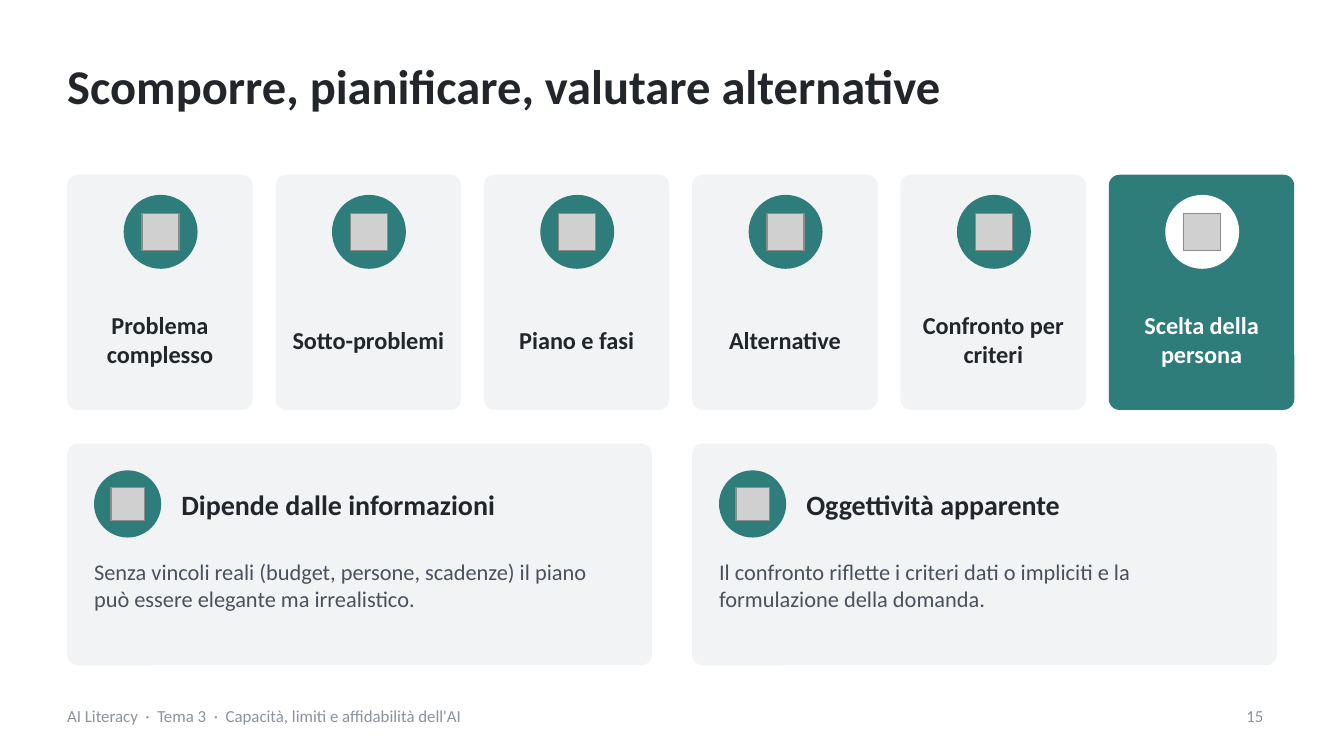
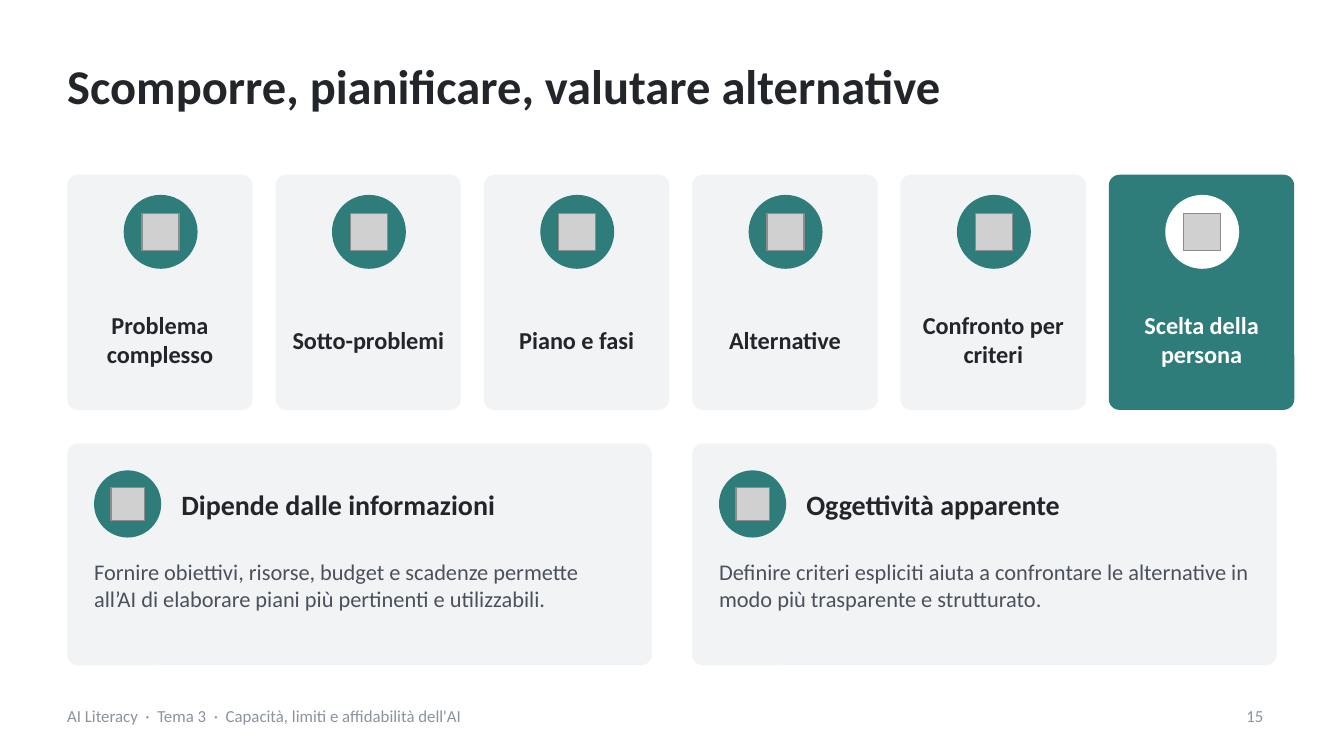
Before and after one commit to NetAi-IT/Formazione-AI-Literacy-Official, a slide deck: slide 15 of Base/Tema3_Capacita_limiti_affidabilita_AI.pptx. Drawn at 1344x756 pixels with LibreOffice and Linux fonts; fonts in the diff are those of the drawing; grey boxes stand for pictures. Boxes give left, top, right and bottom in pixels: in the first picture for what was removed or moved away, otherwise in the second. Text is boxed around its words. In the diff, an @@ line names an element or a change of style, - is before the commit and + after.

```diff
--- a/Base/Tema3_Capacita_limiti_affidabilita_AI.pptx
+++ b/Base/Tema3_Capacita_limiti_affidabilita_AI.pptx
@@ text at <box>94,564,578,611</box>: text changed @@
-Senza vincoli reali (budget, persone, scadenze) il piano può essere elegante ma irrealistico.
+Fornire obiettivi, risorse, budget e scadenze permette all’AI di elaborare piani più pertinenti e utilizzabili.
@@ text at <box>719,564,1248,611</box>: text changed @@
-Il confronto riflette i criteri dati o impliciti e la formulazione della domanda.
+Definire criteri espliciti aiuta a confrontare le alternative in modo più trasparente e strutturato.
```
Also in this commit, not shown: 19 other slides changed, 3 other files.
